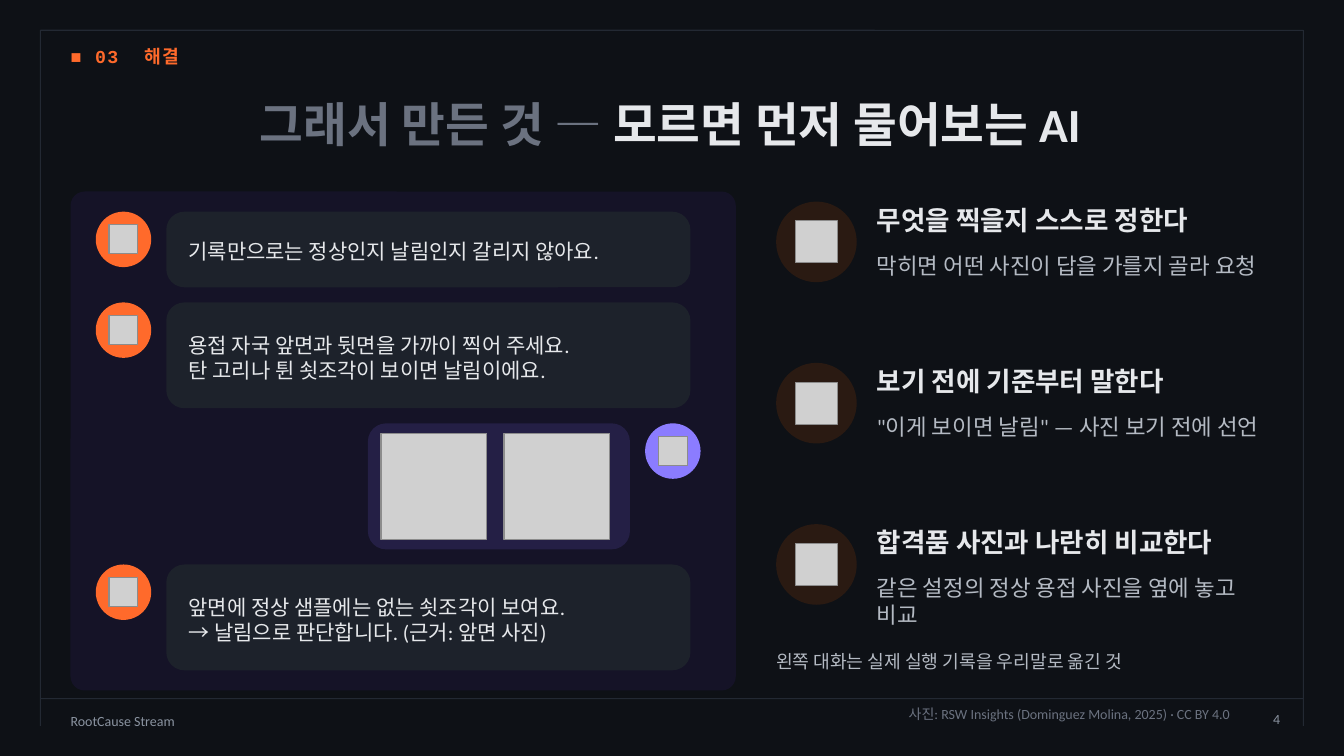
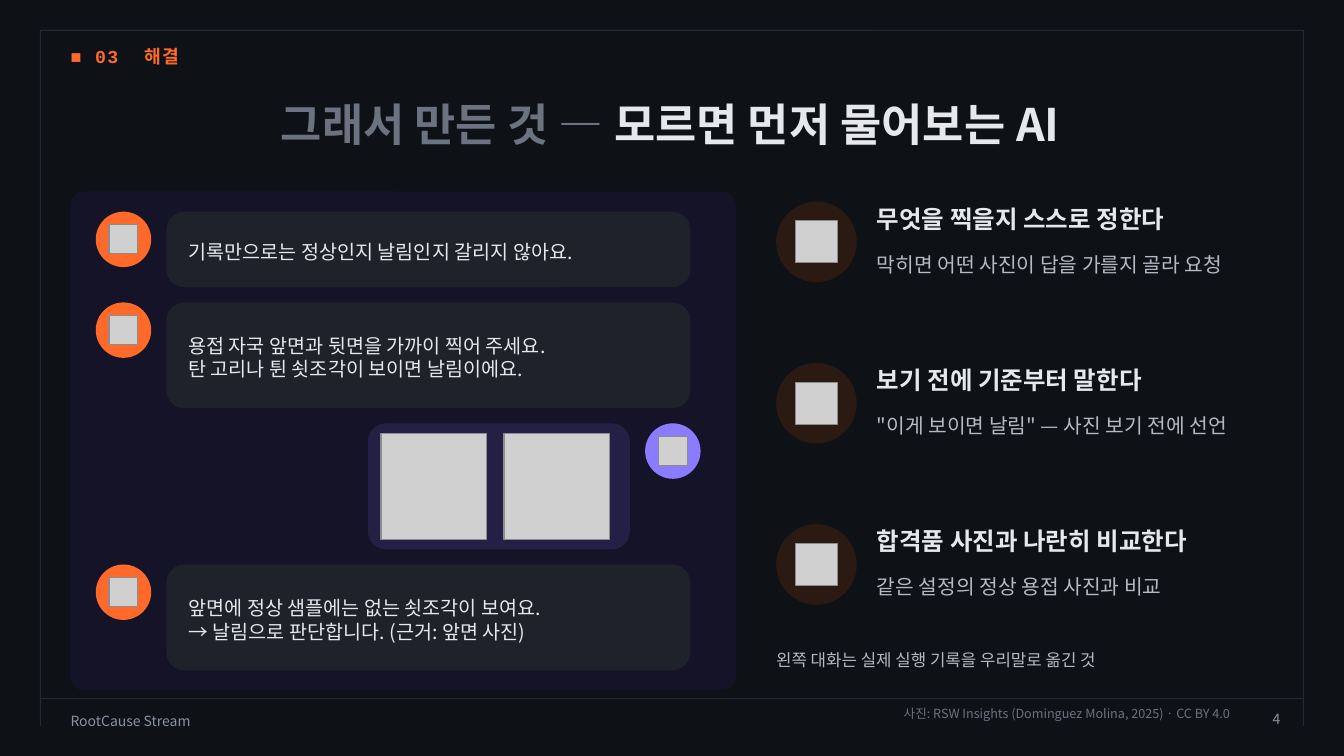
Before and after one commit to dlwogud/rootcause-stream, a slide deck: slide 4 of deck/RootCause_Stream_발표자료.pptx. Drawn at 1344x756 pixels with LibreOffice and Linux fonts; fonts in the diff are those of the drawing; grey boxes stand for pictures; background and template pictures are left out. Boxes give left, top, right and bottom in pixels: in the first picture for what was removed or moved away, otherwise in the second. Text is boxed around its words. In the diff, an @@ line names an element or a change of style, - is before the commit and + after.

```diff
--- a/deck/RootCause_Stream_발표자료.pptx
+++ b/deck/RootCause_Stream_발표자료.pptx
@@ title "그래서 만든 것 — 모르면 ..." at [281,103,1060,145]: size 34 to 32 pt, font Calibri to Noto Sans CJK KR @@
@@ text "막히면 어떤 사진이 답을 가를지 ..." at [877,255,1222,274]: size 16 to 14.5 pt, font Calibri to Noto Sans CJK KR @@
@@ text ""이게 보이면 날림" — 사진 ..." at [877,416,1226,435]: size 16 to 14.5 pt, font Calibri to Noto Sans CJK KR @@
@@ size 19 to 17.5 pt, font Calibri to Noto Sans CJK KR in 3 elements at [877,207,1164,231], [877,368,1142,392], [877,529,1186,553] @@
@@ size 15 to 14 pt, font Calibri to Noto Sans CJK KR in 3 elements at [188,242,573,261], [188,336,546,378], [188,598,541,643] @@
@@ text at [877,577,1161,596]: text changed; size 16 to 14.5 pt; font Calibri to Noto Sans CJK KR @@
-같은 설정의 정상 용접 사진을 옆에 놓고 비교
+같은 설정의 정상 용접 사진과 비교
@@ text "왼쪽 대화는 실제 실행 기록을 ..." at [776,652,1095,668]: size 13 to 12 pt, font Calibri to Noto Sans CJK KR @@
@@ text "RootCause Stream" at [71,715,191,726]: font Calibri to Noto Sans CJK KR @@
@@ text "사진: RSW Insights (Dominguez Molina, ..." at [904,707,1229,721]: size 10 to 9 pt, font Calibri to Noto Sans CJK KR @@
@@ page number at [1273,714,1281,724]: font Calibri to Noto Sans CJK KR @@
```
Also in this commit, not shown: 17 other slides changed, 2 other files.
